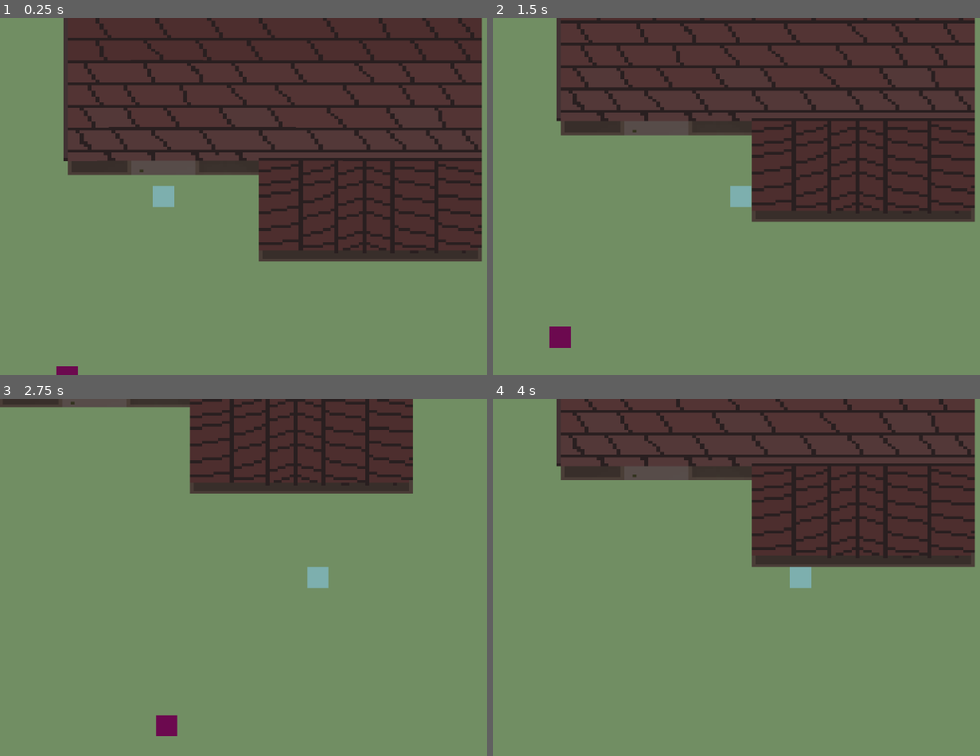
Above: before the commit, frames 1-4 (two rows, left to right).
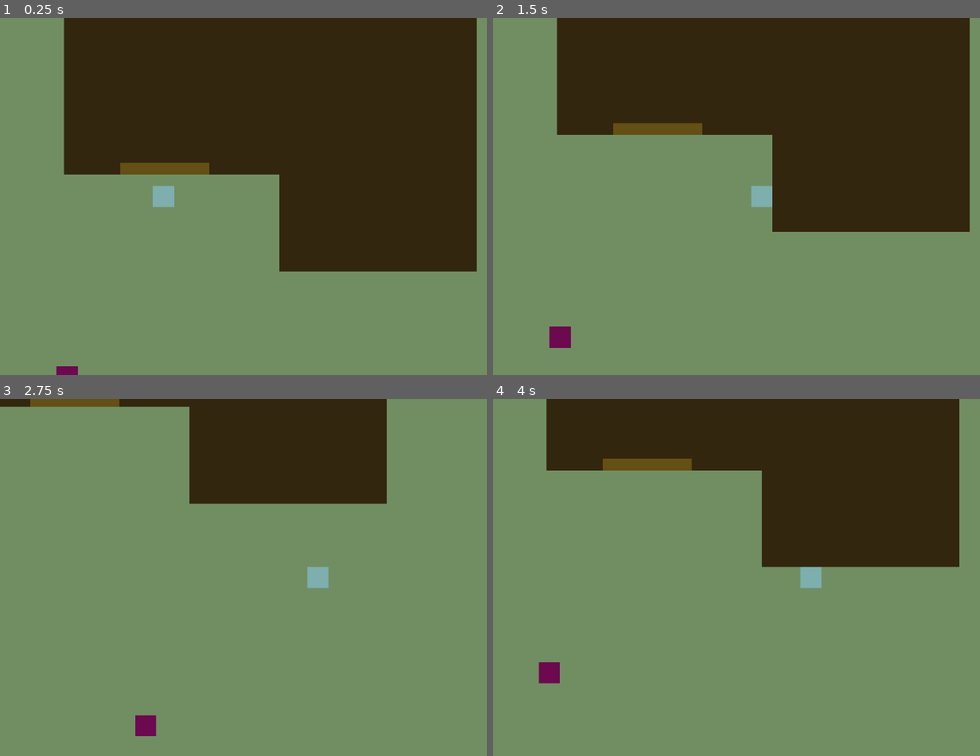
Above: after the commit, the same moments.

Repository: samclr/Alchemical-Child-GodotGame
Game: Godot game, scene res://Scenes/woods_scene.tscn
The game is run twice, just before and just after one commit, with the same random seed, the same clock (stepped at 60 frames per second) and the same inputs. This scene is started directly instead of the project's main scene.
Inputs:
- Up to frame 1 (0.25 s): no input
- Up to frame 2 (1.5 s): tap Enter at 0.5 s; hold Right (ui_right) 0.53-1.28 s; hold Down (ui_down) from 1.28 s (still down)
- Up to frame 3 (2.75 s): release Down (ui_down) at 2.03 s; hold Right (ui_right) from 2.03 s (still down)
- Up to frame 4 (4 s): release Right (ui_right) at 2.78 s; hold Up (ui_up) 2.78-3.53 s; tap Space at 3.5 s; hold Left (ui_left) from 3.53 s (still down)

The runs differ from the first frame. In frame 1, 41% of the frame differs, in the area x 13-100%, y 0-72%; in frame 2, 33%; in frame 3, 12%; in frame 4, 26%.

Commit message:
Revert "Added Witch Hut Roof art"
This reverts commit 0c3f91bcd425ac829f47d63114f6f7d2017a8e59.

Diff:
--- a/Scenes/witch_hut.tscn
+++ /dev/null
@@ -1,68 +0,0 @@
-[gd_scene load_steps=5 format=3 uid="uid://lvb3tfo8pa40"]
-
-[ext_resource type="PackedScene" uid="uid://ffqb4d60gtpv" path="res://Elements/Player.tscn" id="1_2l5kk"]
-[ext_resource type="Script" path="res://Scenes/witch_hut_script.gd" id="1_f5dmp"]
-
-[sub_resource type="RectangleShape2D" id="RectangleShape2D_y6ibk"]
-size = Vector2(135, 74)
-
-[sub_resource type="RectangleShape2D" id="RectangleShape2D_nlgay"]
-size = Vector2(245.5, 108.5)
-
-[node name="WitchHut Scene" type="Node2D"]
-script = ExtResource("1_f5dmp")
-
-[node name="Black Background" type="Polygon2D" parent="."]
-position = Vector2(51, 12)
-scale = Vector2(11.57, 6.38)
-color = Color(0.0555622, 0.0654464, 0.0814065, 1)
-polygon = PackedVector2Array(0, 0, 100, 0, 100, 100, 0, 100)
-
-[node name="HutFloor" type="Polygon2D" parent="."]
-color = Color(0.198418, 0.150946, 0.0537691, 1)
-polygon = PackedVector2Array(279, 97, 902, 97, 902, 539, 604, 539, 604, 393, 279, 393)
-
-[node name="DoorHighlight" type="Polygon2D" parent="HutFloor"]
-color = Color(0.394025, 0.310095, 0.0818731, 1)
-polygon = PackedVector2Array(363, 393, 363, 375, 497, 375, 497, 393)
-
-[node name="Walls" type="StaticBody2D" parent="."]
-
-[node name="CollisionPolygon2D" type="CollisionPolygon2D" parent="Walls"]
-polygon = PackedVector2Array(278, 95, 278, 394, 364, 394, 363, 495, 499, 495, 497, 392, 605, 392, 605, 539, 902, 539, 902, 97, 279, 97, 279, 94, 912, 94, 912, 545, 250, 545, 264, 95)
-
-[node name="Player" parent="." instance=ExtResource("1_2l5kk")]
-position = Vector2(633, 323)
-
-[node name="BlackCovering at Door" type="Polygon2D" parent="."]
-color = Color(0.054902, 0.0627451, 0.0784314, 1)
-polygon = PackedVector2Array(364, 393, 363, 495, 499, 495, 497, 393)
-
-[node name="Door_Transition" type="Area2D" parent="."]
-position = Vector2(430, 445)
-
-[node name="CollisionShape2D" type="CollisionShape2D" parent="Door_Transition"]
-position = Vector2(0, 14)
-shape = SubResource("RectangleShape2D_y6ibk")
-
-[node name="Camera2D" type="Camera2D" parent="."]
-position = Vector2(591, 319)
-zoom = Vector2(1.2, 1.2)
-
-[node name="Bed" type="StaticBody2D" parent="."]
-
-[node name="Polygon2D" type="Polygon2D" parent="Bed"]
-position = Vector2(-7, -16)
-color = Color(0.371817, 5.62528e-07, 9.62615e-08, 1)
-polygon = PackedVector2Array(634, 426, 634, 534, 840, 534, 840, 426)
-
-[node name="Polygon2D2" type="Polygon2D" parent="Bed"]
-position = Vector2(-7, -16)
-polygon = PackedVector2Array(840, 426, 879, 426, 879, 534, 840, 534)
-
-[node name="CollisionShape2D" type="CollisionShape2D" parent="Bed"]
-position = Vector2(749.25, 463.75)
-shape = SubResource("RectangleShape2D_nlgay")
-debug_color = Color(0, 0, 0.47451, 0.419608)
-
-[connection signal="body_entered" from="Door_Transition" to="." method="_on_door_transition_body_entered"]
--- a/Scenes/woods_scene.tscn
+++ b/Scenes/woods_scene.tscn
@@ -1,9 +1,8 @@
-[gd_scene load_steps=6 format=3 uid="uid://bv4xgnbq6dmm1"]
+[gd_scene load_steps=5 format=3 uid="uid://bv4xgnbq6dmm1"]
 
 [ext_resource type="PackedScene" uid="uid://ffqb4d60gtpv" path="res://Elements/Player.tscn" id="1_6sonu"]
 [ext_resource type="Script" path="res://Scenes/woods_scene_script.gd" id="1_q0xkb"]
 [ext_resource type="PackedScene" uid="uid://dwqb4ke3j22bv" path="res://Elements/npcs/runningNPC.tscn" id="3_kexi2"]
-[ext_resource type="Texture2D" uid="uid://cer138u3f5mcf" path="res://Scenes/WitchHut/WitchHutRoof1.png" id="4_7cky2"]
 
 [sub_resource type="RectangleShape2D" id="RectangleShape2D_4o0ui"]
 size = Vector2(146, 54)
@@ -14,6 +13,21 @@
 [node name="temporary_grass" type="Polygon2D" parent="."]
 color = Color(0.445271, 0.558744, 0.391258, 1)
 polygon = PackedVector2Array(0, 0, 2000, 0, 2000, 1500, 0, 1500)
+
+[node name="Witch_Hut_Collision" type="StaticBody2D" parent="."]
+
+[node name="CollisionPolygon2D" type="CollisionPolygon2D" parent="Witch_Hut_Collision"]
+polygon = PackedVector2Array(97, 29, 97, 325, 182, 325, 182, 266, 316, 266, 316, 325, 422, 325, 422, 471, 720, 471, 720, 29)
+
+[node name="Witch_Hut" type="Polygon2D" parent="."]
+position = Vector2(-182, -68)
+color = Color(0.2, 0.14902, 0.054902, 1)
+polygon = PackedVector2Array(279, 97, 902, 97, 902, 539, 604, 539, 604, 393, 279, 393)
+
+[node name="DoorHighlight" type="Polygon2D" parent="."]
+position = Vector2(-181, -68)
+color = Color(0.394025, 0.310095, 0.0818731, 1)
+polygon = PackedVector2Array(363, 393, 363, 375, 497, 375, 497, 393)
 
 [node name="Player" parent="." instance=ExtResource("1_6sonu")]
 position = Vector2(247, 358)
@@ -26,6 +40,13 @@
 limit_right = 2000
 limit_bottom = 1500
 
+[node name="Woods_to_Witch_Transition" type="Area2D" parent="."]
+
+[node name="CollisionShape2D" type="CollisionShape2D" parent="Woods_to_Witch_Transition"]
+position = Vector2(249, 281)
+shape = SubResource("RectangleShape2D_4o0ui")
+debug_color = Color(1, 1, 1, 0.42)
+
 [node name="RunningNPC" parent="." instance=ExtResource("3_kexi2")]
 position = Vector2(101, 631)
 rotation = 3.14159
@@ -35,26 +56,4 @@
 position = Vector2(356, 807)
 node_id = "human"
 
-[node name="WitchHutRoof" type="Sprite2D" parent="."]
-position = Vector2(-23, 267)
-scale = Vector2(5.85092, 4.19587)
-
-[node name="WitchHutRoof1" type="Sprite2D" parent="."]
-position = Vector2(412, 228)
-scale = Vector2(6.01429, 4.23611)
-texture = ExtResource("4_7cky2")
-
-[node name="Witch_Hut_Collision" type="StaticBody2D" parent="."]
-
-[node name="CollisionPolygon2D" type="CollisionPolygon2D" parent="Witch_Hut_Collision"]
-position = Vector2(6, -15)
-polygon = PackedVector2Array(91, 16, 98, 340, 191, 339, 192, 265, 286, 265, 290, 339, 384, 340, 385, 472, 722, 471, 721, 15)
-
-[node name="Woods_to_Witch_Transition" type="Area2D" parent="."]
-
-[node name="CollisionShape2D" type="CollisionShape2D" parent="Woods_to_Witch_Transition"]
-position = Vector2(249, 281)
-shape = SubResource("RectangleShape2D_4o0ui")
-debug_color = Color(1, 1, 1, 0.42)
-
 [connection signal="body_entered" from="Woods_to_Witch_Transition" to="." method="_on_woods_to_witch_transition_body_entered"]
Binary file removed: Scenes/WitchHut/WitchHutRoof1.png
Not shown, removed: Scenes/WitchHut/WitchHutRoof1.png.import
